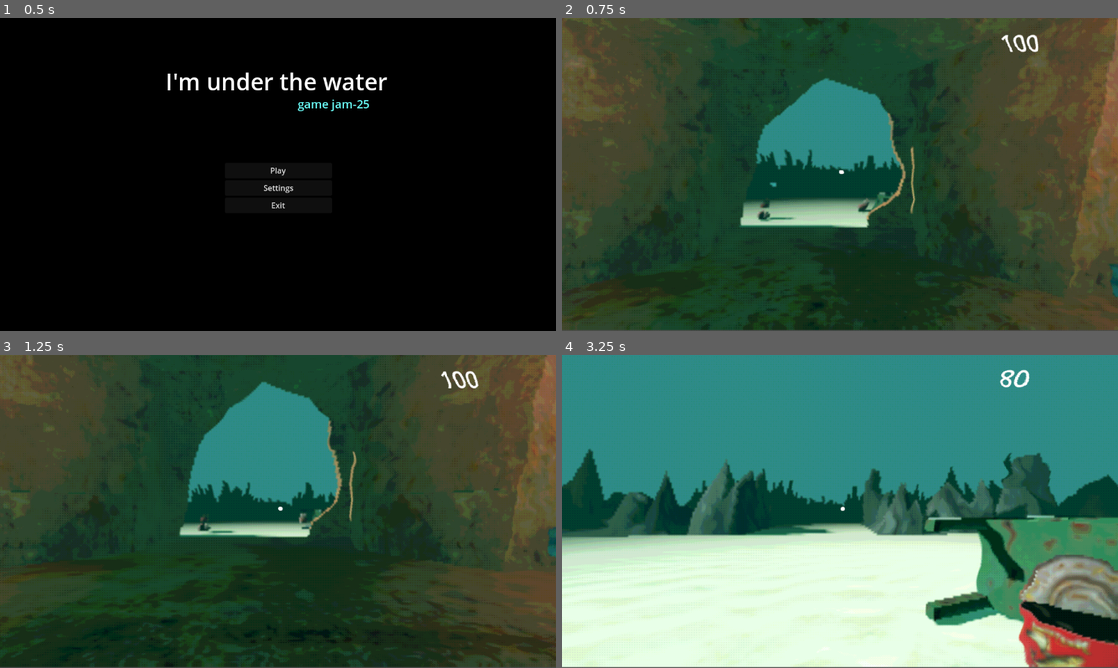
Above: before the commit, frames 1-4 (two rows, left to right).
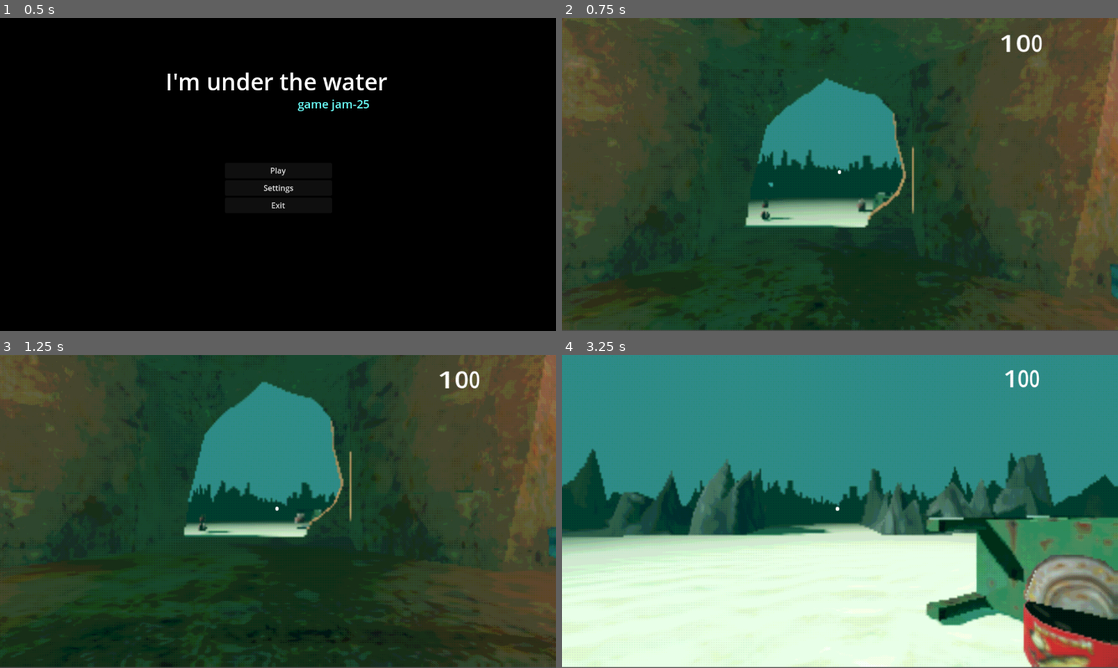
Above: after the commit, the same moments.

Repository: useronym/BubbleGameJam
Game: Godot game, scene res://scenes/mainMenu.tscn
Two runs of this game, one before a commit and one after it. Both use one fixed random seed, a clock stepped at 60 frames per second and the inputs below.
Inputs (mouse positions are in pixels of both pictures, inside the frame that each line leads up to):
- Up to frame 1 (0.5 s): no input
- Up to frame 2 (0.75 s): click "Play" at 0.5 s
- Up to frame 3 (1.25 s): no input
- Up to frame 4 (3.25 s): tap Enter at 1.25 s; move the mouse to (867, 511) at 1.27 s; hold W (up) from 1.28 s (still down); tap E (interact) at 1.35, 2.1, 2.85 s; move the mouse to (812, 511) at 2.02 s; move the mouse to (851, 505) at 2.77 s

Frame 1 is identical in both runs. In frame 2, 1.6% of the frame differs, in the area x 6-100%, y 5-90%; in frame 3, 1.6%; in frame 4, 4.1%, in the area x 1-100%, y 4-100%.

Commit message:
Fix bubble manager

Diff:
--- a/main.tscn
+++ b/main.tscn
@@ -1,15 +1,16 @@
-[gd_scene load_steps=15 format=3 uid="uid://piq1qo6dhgdh"]
+[gd_scene load_steps=16 format=3 uid="uid://piq1qo6dhgdh"]
 
 [ext_resource type="PackedScene" uid="uid://brpt71jl5cg2q" path="res://scenes/player.tscn" id="1_8teri"]
 [ext_resource type="Shader" path="res://shaders/ps1.gdshader" id="1_k7buc"]
-[ext_resource type="Texture2D" uid="uid://bfveptx8iejlg" path="res://shaders/damien-ramirez-cg-2.jpg" id="2_lqowu"]
 [ext_resource type="PackedScene" uid="uid://b72hjo0h8mcm6" path="res://scenes/lights.tscn" id="3_r2uqw"]
 [ext_resource type="PackedScene" uid="uid://cn77ildhp66sp" path="res://environment/cornerroad.tscn" id="5_rk2qt"]
+[ext_resource type="PackedScene" uid="uid://dyy7qou5v3pbc" path="res://scenes/bubbles/bubble_area_on_ground.tscn" id="5_teoff"]
 [ext_resource type="PackedScene" uid="uid://dvvyaffq6qj2p" path="res://environment/emptyroad.tscn" id="5_uw7jg"]
 [ext_resource type="PackedScene" uid="uid://dgguda57ajbii" path="res://environment/endroad.tscn" id="6_1xvsr"]
 [ext_resource type="PackedScene" uid="uid://06y4ptj1rbp0" path="res://environment/crossroad.tscn" id="6_gbfun"]
 [ext_resource type="PackedScene" uid="uid://djru8fesjxq8n" path="res://environment/onewallroad.tscn" id="7_ssf3u"]
 [ext_resource type="PackedScene" uid="uid://mtsnhob3ue78" path="res://scenes/level.tscn" id="9_ndpwn"]
+[ext_resource type="PackedScene" uid="uid://df7xv0nfo6bja" path="res://scenes/bubbles/bubble_manager.tscn" id="10_alvmu"]
 
 [sub_resource type="ShaderMaterial" id="ShaderMaterial_xegm8"]
 shader = ExtResource("1_k7buc")
@@ -17,7 +18,6 @@
 shader_parameter/dithering = true
 shader_parameter/colors = 12
 shader_parameter/dither_size = 1
-shader_parameter/noise_tex = ExtResource("2_lqowu")
 
 [sub_resource type="ProceduralSkyMaterial" id="ProceduralSkyMaterial_e2q4g"]
 sky_top_color = Color(0.189241, 0.507505, 0.474824, 1)
@@ -89,3 +89,19 @@
 transform = Transform3D(1, 0, 0, 0, 1, 0, 0, 0, 1, -13, 0, 6)
 
 [node name="level" parent="SubViewport/Node3D" instance=ExtResource("9_ndpwn")]
+
+[node name="BubbleManager" parent="." instance=ExtResource("10_alvmu")]
+
+[node name="BubbleAreaOnGround" parent="BubbleManager" instance=ExtResource("5_teoff")]
+transform = Transform3D(1, 0, 0, 0, 1, 0, 0, 0, 1, 0, 0.115648, -4.58488)
+
+[node name="BubbleAreaOnGround2" parent="BubbleManager" instance=ExtResource("5_teoff")]
+transform = Transform3D(1, 0, 0, 0, 1, 0, 0, 0, 1, 0, 0.115648, -2.84915)
+
+[node name="BubbleAreaOnGround3" parent="BubbleManager" instance=ExtResource("5_teoff")]
+transform = Transform3D(1, 0, 0, 0, 1, 0, 0, 0, 1, 0.72639, 0.115648, -2.84915)
+
+[node name="BubbleAreaOnGround4" parent="BubbleManager" instance=ExtResource("5_teoff")]
+transform = Transform3D(1, 0, 0, 0, 1, 0, 0, 0, 1, -1.16866, 0.115648, -1.25415)
+
+[connection signal="bubbles_breathed_in" from="BubbleManager" to="SubViewport/Node3D/Player" method="_on_bubble_manager_bubbles_breathed_in"]
--- a/scenes/player.gd
+++ b/scenes/player.gd
@@ -138,8 +138,9 @@
 	decrease_air_capacity()
 
 
-func _on_bubbles_manager_bubbles_breathed_in():
+
+func _on_bubble_manager_bubbles_breathed_in():
 	airDepletionTimer.start()
 	increase_air_capacity()
-
+	pass # Replace with function body.
 #endregion
